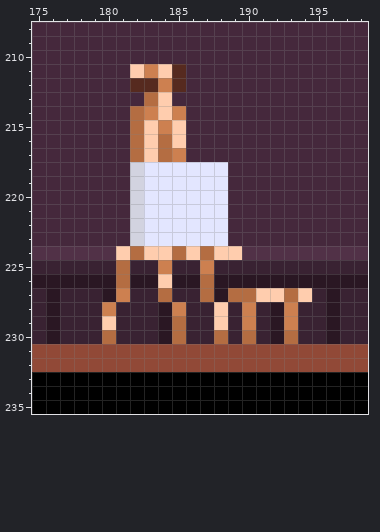
Two versions of one pixel-art file, Origins/Assets/Levels/Blue_house_interior.aseprite. Above is the file before it was changed.
351x339 pixels, 1 frame. Colours within 5 levels of each other are drawn and written as one. Shown: x 175..198, y 208..235. The commit also changed other parts of the picture, which this record leaves out.
After:
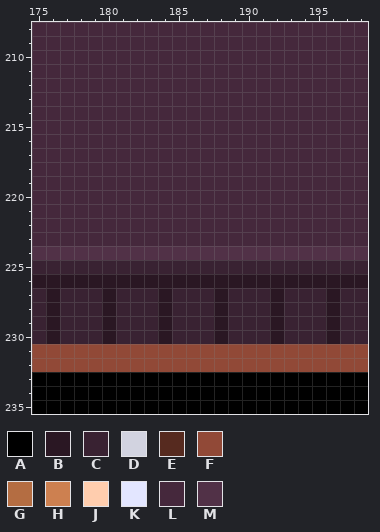
Palette (. is transparent): A #000000  B #2a1723  C #392232  D #d2d3e0  E #562a1f  F #914937  G #b46d42  H #cd8050  J #ffcdae  K #e3e6ff  L #45283c  M #513147
The exact change:
layer "malbert" now hidden
@@ x 175..198 @@
 210 LLLLLLLLLLLLLLLLLLLLLLLL
-211 LLLLLLLJHJELLLLLLLLLLLLL
-212 LLLLLLLEEHELLLLLLLLLLLLL
-213 LLLLLLLLGJLLLLLLLLLLLLLL
-214 LLLLLLLGHJHLLLLLLLLLLLLL
-215 LLLLLLLGJHJLLLLLLLLLLLLL
-216 LLLLLLLGJGJLLLLLLLLLLLLL
-217 LLLLLLLGJGHLLLLLLLLLLLLL
-218 LLLLLLLDKKKKKKLLLLLLLLLL
-219 LLLLLLLDKKKKKKLLLLLLLLLL
-220 LLLLLLLDKKKKKKLLLLLLLLLL
-221 LLLLLLLDKKKKKKLLLLLLLLLL
-222 LLLLLLLDKKKKKKLLLLLLLLLL
-223 LLLLLLLDKKKKKKLLLLLLLLLL
-224 MMMMMMJGJJGJGJJMMMMMMMMM
-225 CCCCCCGCCHCCHCCCCCCCCCCC
-226 BBBBBBGBBJBBGBBBBBBBBBBB
-227 CBCCCBHCCGCCGBGGJJGJCBCC
-228 CBCCCHCCCBHCCJCHCBHCCBCC
-229 CBCCCJCCCBGCCJCHCBHCCBCC
-230 CBCCCGCCCBGCCGCGCBGCCBCC
+211 LLLLLLLLLLLLLLLLLLLLLLLL
+212 LLLLLLLLLLLLLLLLLLLLLLLL
+213 LLLLLLLLLLLLLLLLLLLLLLLL
+214 LLLLLLLLLLLLLLLLLLLLLLLL
+215 LLLLLLLLLLLLLLLLLLLLLLLL
+216 LLLLLLLLLLLLLLLLLLLLLLLL
+217 LLLLLLLLLLLLLLLLLLLLLLLL
+218 LLLLLLLLLLLLLLLLLLLLLLLL
+219 LLLLLLLLLLLLLLLLLLLLLLLL
+220 LLLLLLLLLLLLLLLLLLLLLLLL
+221 LLLLLLLLLLLLLLLLLLLLLLLL
+222 LLLLLLLLLLLLLLLLLLLLLLLL
+223 LLLLLLLLLLLLLLLLLLLLLLLL
+224 MMMMMMMMMMMMMMMMMMMMMMMM
+225 CCCCCCCCCCCCCCCCCCCCCCCC
+226 BBBBBBBBBBBBBBBBBBBBBBBB
+227 CBCCCBCCCBCCCBCCCBCCCBCC
+228 CBCCCBCCCBCCCBCCCBCCCBCC
+229 CBCCCBCCCBCCCBCCCBCCCBCC
+230 CBCCCBCCCBCCCBCCCBCCCBCC
 231 FFFFFFFFFFFFFFFFFFFFFFFF
